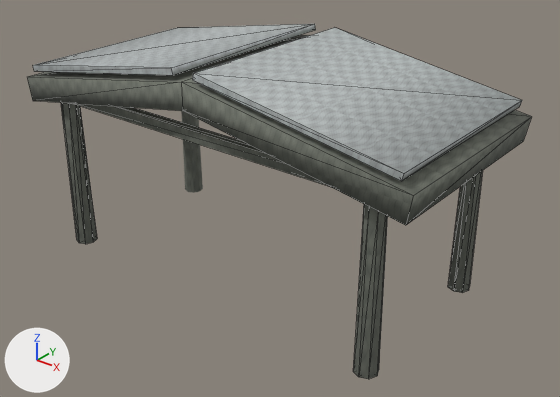
What one commit did to the glTF model public/assets/models/circuits/kits/gallery-lod.glb.
Camera for both pictures: a 50 mm camera at (13.22, -15.69, 12.07) aimed at (0.69, -0.03, 2.37). Lighting does not change. The marker at lower left points along +X, +Y and +Z. The older version comes first. Mesh edges are drawn as thin lines on the coarser meshes. Vertices at exactly the same position are counted once.

Before the edit, the objects in view are built like this:
```python
me_car_park_shelter_3_001 = bpy.data.meshes.new('car-park-shelter_3.001')
me_car_park_shelter_3_001.from_pydata(...)  # 16 vertices, 24 faces; spans x -6.22..6.22, y -2.94..2.94, z 5.51..6.68
me_car_park_shelter_3_001.materials.append(mat_round_two_gallery_loaded_snow)
me_gallery_concrete_pillar_distant_structural_shell = bpy.data.meshes.new('gallery-concrete-pillar distant structural shell')
me_gallery_concrete_pillar_distant_structural_shell.from_pydata(...)  # an 8-sided cut cone along z (radius 0.32 at the low end, 0.27 at the high end) spanning x -5.64..-5.0, y 2.12..2.76, z 0.0..4.68
me_gallery_concrete_pillar_distant_structural_shell.materials.append(mat_round_two_gallery_heavy_concrete)
me_gallery_heavy_concrete_roof_distant_structural_shell = bpy.data.meshes.new('gallery-heavy-concrete-roof distant structural shell')
me_gallery_heavy_concrete_roof_distant_structural_shell.from_pydata(...)  # 12 vertices, 20 faces; spans x -6.5..6.5, y -3.0..3.0, z 4.59..6.4
me_gallery_heavy_concrete_roof_distant_structural_shell.materials.append(mat_round_two_gallery_heavy_concrete)
ob_gallery_concrete_pillar = bpy.data.objects.new('gallery-concrete-pillar', me_gallery_concrete_pillar_distant_structural_shell)
ob_gallery_concrete_pillar.location = (0.0, 0.0, 0.0)
ob_gallery_heavy_concrete_roof = bpy.data.objects.new('gallery-heavy-concrete-roof', me_gallery_heavy_concrete_roof_distant_structural_shell)
ob_gallery_heavy_concrete_roof.location = (0.0, 0.0, 0.0)
ob_gallery_roof_snow = bpy.data.objects.new('gallery-roof-snow', me_car_park_shelter_3_001)
ob_gallery_roof_snow.location = (0.0, 0.0, 0.0)
# also in view: 'gallery-concrete-pillar.002' at (5.32, 2.44, 2.34); 'gallery-concrete-pillar.003' at (5.32, -2.44, 2.34); 'gallery-concrete-crossbeam.001' at (0.0, -2.44, 4.84); 'gallery-concrete-pillar.001' at (-5.32, -2.44, 2.34)
```
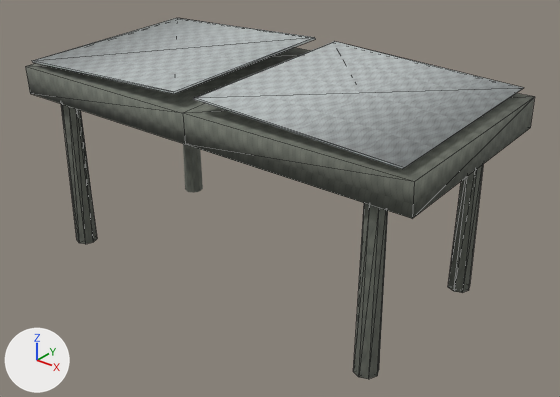
Location of each change, [x1, y1, x2, y2] in pixels of the pictures (560 x 397 px; the box of a moved part takes in the faces that stretch with it):
'gallery-roof-snow', reshaped: before [33, 24, 522, 181]; after [32, 18, 524, 169]
'gallery-heavy-concrete-roof', reshaped: before [27, 35, 532, 225]; after [25, 47, 535, 218]
part 2 of me_car_park_shelter_3_001, moved or reshaped: before [194, 73, 522, 173]; after [196, 88, 523, 168]
part 3 of me_car_park_shelter_3_001, surface changed: before [33, 24, 522, 181]; after [32, 37, 519, 169]
part 4 of me_car_park_shelter_3_001, recoloured: before [33, 24, 522, 181]; after [32, 18, 522, 169]
'gallery-concrete-crossbeam.001', unchanged, covered by the edit: before [73, 103, 328, 186]

Edits to the bpy script that builds the scene:
```text
Change me_gallery_heavy_concrete_roof_distant_structural_shell:
    remove me_gallery_heavy_concrete_roof_distant_structural_shell.from_pydata(...)  # 12 vertices, 20 faces; spans x -6.5..6.5, y -3.0..3.0, z 4.59..6.4
    add me_gallery_heavy_concrete_roof_distant_structural_shell.from_pydata(...)  # 12 vertices, 20 faces; spans x -6.5..6.5, y -3.0..3.03, z 4.78..5.82
    me_gallery_heavy_concrete_roof_distant_structural_shell part 1
    me_gallery_heavy_concrete_roof_distant_structural_shell.vertices[0].co: (-6.5, -3.0, 5.3) -> (-6.5, -3.0, 5.62)  # pixel (26, 76) -> pixel (25, 66)
    me_gallery_heavy_concrete_roof_distant_structural_shell.vertices[1].co: (6.5, -3.0, 5.3) -> (6.5, -3.0, 5.62)  # pixel (413, 195) -> pixel (414, 181)
    me_gallery_heavy_concrete_roof_distant_structural_shell.vertices[2].co: (-6.5, 3.0, 5.3) -> (-6.5, 3.0, 5.82)
    me_gallery_heavy_concrete_roof_distant_structural_shell.vertices[3].co: (6.5, 3.0, 5.3) -> (6.5, 3.0, 5.82)  # pixel (531, 116) -> pixel (534, 96)
    me_gallery_heavy_concrete_roof_distant_structural_shell.vertices[4].co: (0.0, 3.0, 6.4) -> (0.0, 3.0, 5.82)
    me_gallery_heavy_concrete_roof_distant_structural_shell.vertices[5].co: (0.0, -3.0, 6.4) -> (0.0, -3.0, 5.62)  # pixel (181, 82) -> pixel (182, 113)
    me_gallery_heavy_concrete_roof_distant_structural_shell.vertices[6].co: (-6.38, -3.0, 4.59) -> (-6.5, -2.97, 4.78)  # pixel (32, 100) -> pixel (30, 93)
    me_gallery_heavy_concrete_roof_distant_structural_shell.vertices[7].co: (6.38, -3.0, 4.59) -> (6.5, -2.97, 4.78)  # pixel (405, 225) -> pixel (412, 218)
    me_gallery_heavy_concrete_roof_distant_structural_shell.vertices[8].co: (-6.38, 3.0, 4.59) -> (-6.5, 3.03, 4.99)
    me_gallery_heavy_concrete_roof_distant_structural_shell.vertices[9].co: (6.38, 3.0, 4.59) -> (6.5, 3.03, 4.99)  # pixel (523, 141) -> pixel (530, 127)
    me_gallery_heavy_concrete_roof_distant_structural_shell.vertices[10].co: (0.0, 3.0, 5.67) -> (0.0, 3.03, 4.99)
    me_gallery_heavy_concrete_roof_distant_structural_shell.vertices[11].co: (0.0, -3.0, 5.67) -> (0.0, -2.97, 4.78)  # pixel (182, 110) -> pixel (185, 144)
Change me_car_park_shelter_3_001:
    remove me_car_park_shelter_3_001.from_pydata(...)  # 16 vertices, 24 faces; spans x -6.22..6.22, y -2.94..2.94, z 5.51..6.68
    add me_car_park_shelter_3_001.from_pydata(...)  # 16 vertices, 24 faces; spans x -6.22..6.22, y -2.94..2.94, z 5.78..6.27
    me_car_park_shelter_3_001 part 2
    me_car_park_shelter_3_001.vertices[0].co: (6.22, -2.94, 5.69) -> (6.22, -2.94, 5.82)  # pixel (403, 173) -> pixel (404, 167)
    me_car_park_shelter_3_001.vertices[1].co: (0.32, 2.94, 6.51) -> (0.32, 2.94, 6.23)  # not seen -> pixel (333, 42)
    me_car_park_shelter_3_001.vertices[2].co: (0.37, -2.94, 6.68) -> (0.37, -2.94, 6.07)  # pixel (193, 73) -> pixel (194, 97)
    me_car_park_shelter_3_001.vertices[3].co: (6.17, -2.94, 5.51) -> (6.17, -2.94, 5.78)  # pixel (401, 181) -> pixel (402, 169)
    me_car_park_shelter_3_001.vertices[4].co: (6.17, 2.94, 5.51) -> (6.17, 2.94, 5.98)  # pixel (519, 106) -> pixel (522, 88)
    me_car_park_shelter_3_001.vertices[5].co: (6.22, 2.94, 5.69) -> (6.22, 2.94, 6.03)  # pixel (522, 100) -> pixel (524, 87)
    me_car_park_shelter_3_001.vertices[6].co: (0.37, 2.94, 6.68) -> (0.37, 2.94, 6.27)  # pixel (334, 27) -> pixel (334, 41)
    me_car_park_shelter_3_001.vertices[7].co: (0.32, -2.94, 6.51) -> (0.32, -2.94, 6.02)  # pixel (192, 80) -> pixel (193, 99)
    me_car_park_shelter_3_001.vertices[8].co: (-6.17, -2.94, 5.51) -> (-6.17, -2.94, 5.78)  # pixel (34, 71) -> pixel (33, 62)
    me_car_park_shelter_3_001.vertices[9].co: (-0.32, -2.94, 6.51) -> (-0.32, -2.94, 6.02)  # pixel (173, 75) -> pixel (174, 93)
    me_car_park_shelter_3_001.vertices[10].co: (-0.37, -2.94, 6.68) -> (-0.37, -2.94, 6.07)  # pixel (171, 67) -> pixel (173, 91)
    me_car_park_shelter_3_001.vertices[11].co: (-0.32, 2.94, 6.51) -> (-0.32, 2.94, 6.23)  # pixel (315, 29) -> pixel (315, 39)
    me_car_park_shelter_3_001.vertices[12].co: (-6.22, -2.94, 5.69) -> (-6.22, -2.94, 5.82)  # pixel (32, 65) -> pixel (31, 60)
    me_car_park_shelter_3_001.vertices[13].co: (-6.22, 2.94, 5.69) -> (-6.22, 2.94, 6.03)  # pixel (177, 27) -> pixel (176, 17)
    me_car_park_shelter_3_001.vertices[14].co: (-0.37, 2.94, 6.68) -> (-0.37, 2.94, 6.27)  # pixel (314, 23) -> pixel (314, 37)
    me_car_park_shelter_3_001.vertices[15].co: (-6.17, 2.94, 5.51) -> (-6.17, 2.94, 5.98)
    me_car_park_shelter_3_001 part 3: 16 kept faces spanning x -6.22..6.22, y -2.94..2.94, z 5.78..6.27 get new texture (UV) coordinates
    me_car_park_shelter_3_001 part 4: 19 kept faces spanning x -6.22..6.22, y -2.94..2.94, z 5.78..6.27 get new vertex colours; the middle colour goes from white #f0f0ed to white #f5f5f2
```
